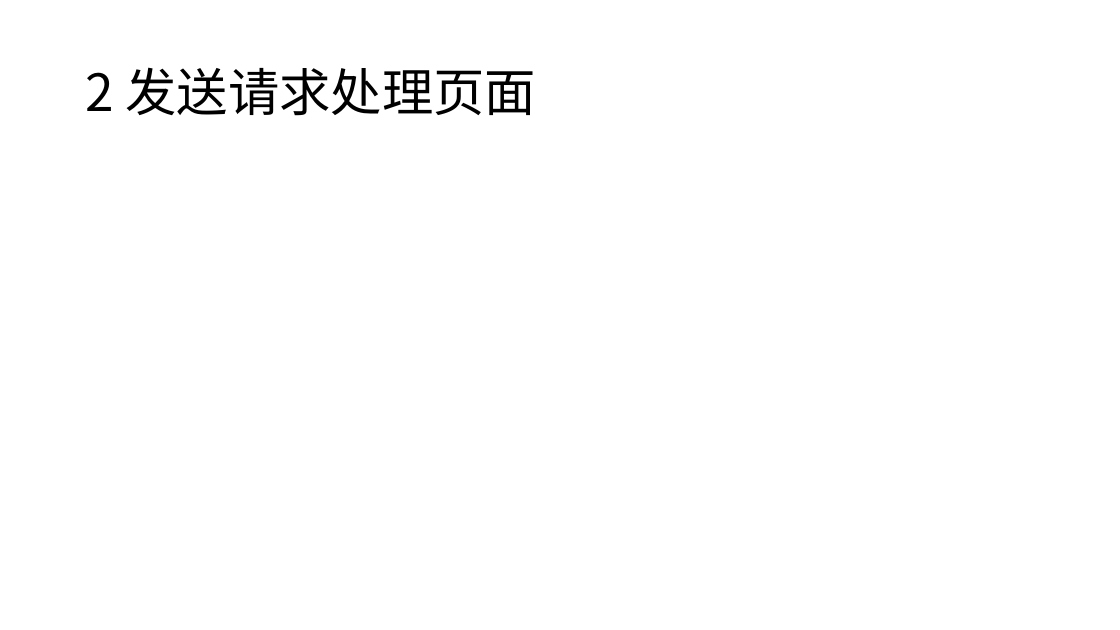
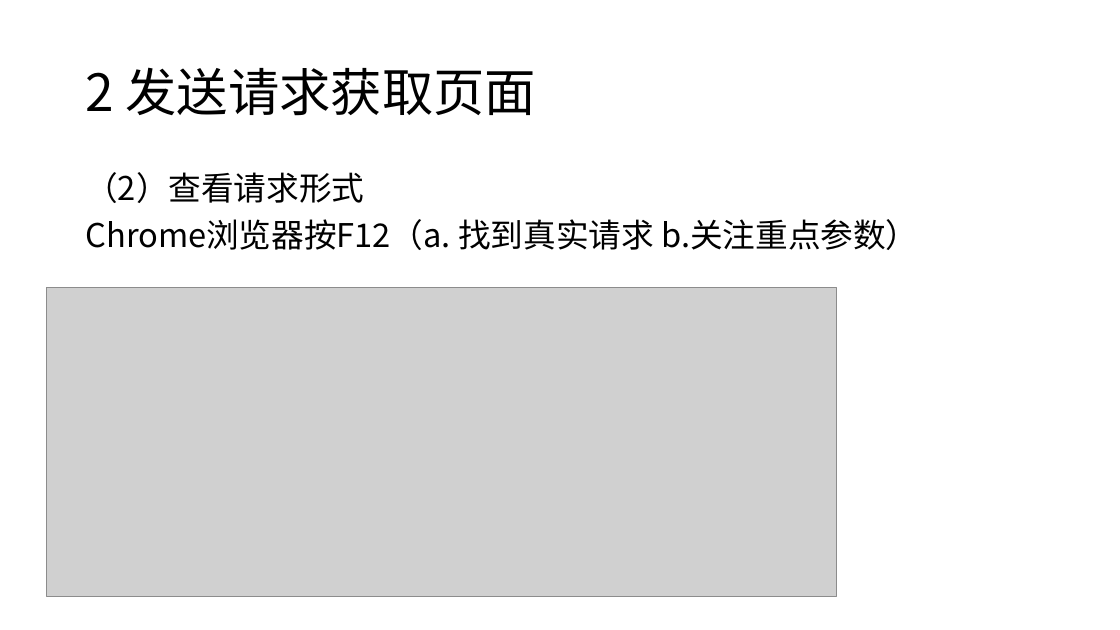
Before and after one commit to linwxin/manman, a slide deck: slide 5 of douban/豆瓣爬取.pptx (slide 4 before the commit). Drawn at 1120x630 pixels with LibreOffice and Linux fonts; fonts in the diff are those of the drawing; grey boxes stand for pictures. Boxes give left, top, right and bottom in pixels: in the first picture for what was removed or moved away, otherwise in the second. Text is boxed around its words. In the diff, an @@ line names an element or a change of style, - is before the commit and + after.

```diff
--- a/douban/豆瓣爬取.pptx
+++ b/douban/豆瓣爬取.pptx
@@ title at (x1=85, y1=67, x2=536, y2=116): text changed @@
-2 发送请求处理页面
+2 发送请求获取页面
@@ text added at (x1=85, y1=172, x2=918, y2=250), 28 pt, text #000000 @@
+（2）查看请求形式
+Chrome浏览器按F12（a. 找到真实请求 b.关注重点参数）
@@ picture added at (x1=47, y1=287, x2=837, y2=597) @@
```
Also in this commit, not shown: 1 other slide changed, 2 slides added, 5 other files.
